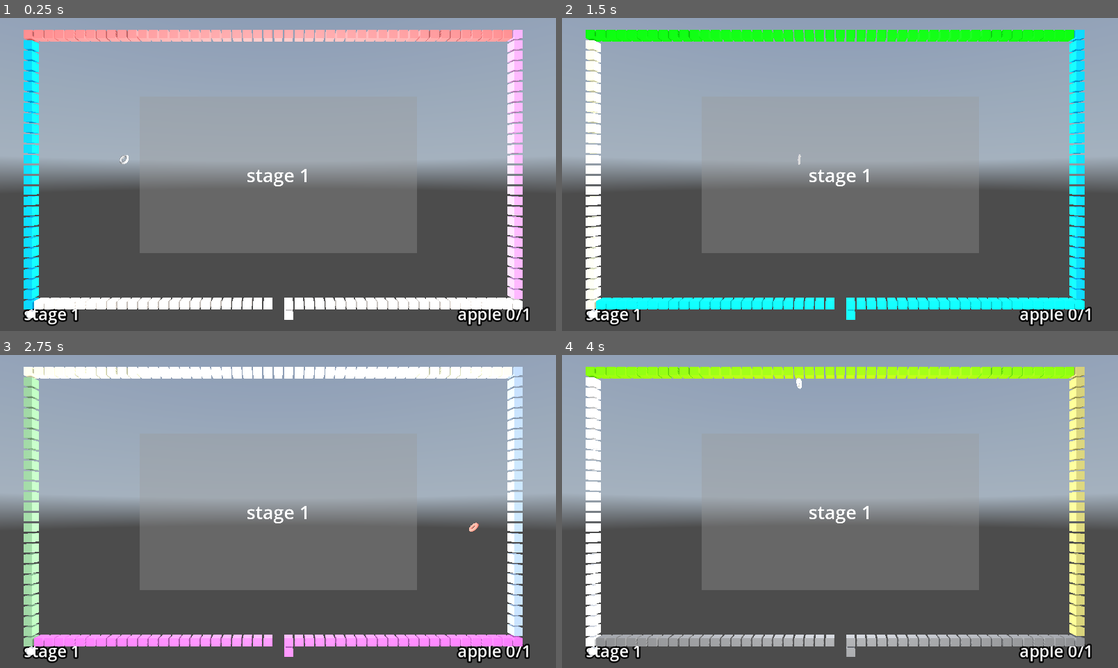
Above: before the commit, frames 1-4 (two rows, left to right).
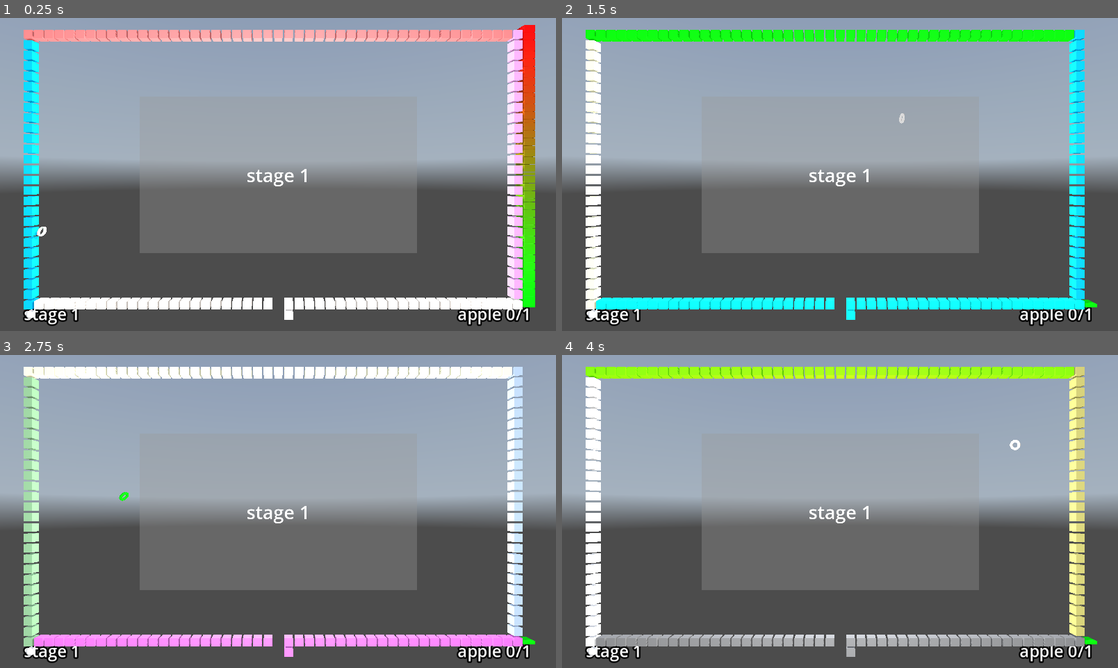
Above: after the commit, the same moments.

Repository: kasworld/gd4snakebyte3d
Game: Godot game, scene res://main.tscn
The game is run twice, just before and just after one commit, with the same random seed, the same clock (stepped at 60 frames per second) and the same inputs. A sky picture missing from this copy of the repository is replaced by a grey-blue gradient.
Inputs (mouse positions are in pixels of both pictures, inside the frame that each line leads up to):
- Up to frame 1 (0.25 s): no input
- Up to frame 2 (1.5 s): tap Enter at 0.5 s; move the mouse to (962, 158) at 0.52 s; hold Right 0.53-1.28 s; click (962, 158) at 0.67 s; move the mouse to (728, 190) at 1.27 s; hold Down from 1.28 s (still down)
- Up to frame 3 (2.75 s): move the mouse to (333, 442) at 2.02 s; release Down at 2.03 s; hold Right from 2.03 s (still down)
- Up to frame 4 (4 s): tap Space at 2.75 s; move the mouse to (812, 574) at 2.77 s; release Right at 2.78 s; hold Up 2.78-3.53 s; click (812, 574) at 2.92 s; move the mouse to (1006, 558) at 3.52 s; hold Left from 3.53 s (still down)

The runs differ from the first frame. In frame 1, 2.4% of the frame differs, in the area x 6-97%, y 2-93%; in frame 2, 0.2%; in frame 3, 0.2%; in frame 4, 0.3%.

Commit message:
WIP stepover

Diff:
--- a/global/settings.gd
+++ b/global/settings.gd
@@ -6,7 +6,7 @@
 const FrameTime := 0.2 # second
 const SnakeLenStart := 12
 const SankeLenInc := 12
-const PlumCount := 2
+const PlumCount := 0
 const AppleCountPerStage := 1
 const AppleIncOnStepOver := 3
 const EatStepOverLimit := FieldWidth + FieldHeight
--- a/stage.gd
+++ b/stage.gd
@@ -13,6 +13,7 @@
 var snake_scene = preload("res://snake.tscn")
 var plum_scene = preload("res://plum.tscn")
 var apple_scene = preload("res://apple.tscn")
+var gauge_scene = preload("res://step_over_gauge.tscn")
 var field :PlacedThings
 var plum_list :Array
 var number :int
@@ -22,7 +23,7 @@
 var wall_script :Array
 var snake :Snake
 var snake_step_after_eat :int
-
+var gauge :StepOverGauge
 func _to_string() -> String:
 	return "Stage%d" % [number]
 
@@ -39,6 +40,10 @@
 	$AppleNumber.position.x = Settings.FieldWidth - 3
 	$FrameTimer.wait_time = Settings.FrameTime
 	apple_end_count = Settings.AppleCountPerStage
+	gauge = gauge_scene.instantiate().init(Settings.EatStepOverLimit, Settings.FieldHeight)
+	gauge.position = Settings.vector2i_to_vector3(Vector2i(Settings.FieldWidth,Settings.FieldHeight-1))
+	add_child(gauge)
+
 	new_snake()
 	return self
 
@@ -128,6 +133,13 @@
 	if snake != null :
 		snake.process_frame()
 		snake_step_after_eat += 1
+		if snake_step_after_eat >= Settings.EatStepOverLimit:
+			snake_step_after_eat = 0
+			for i in Settings.AppleIncOnStepOver:
+				add_apple()
+				apple_end_count += 1
+			update_info_text()
+		gauge.set_value(snake_step_after_eat)
 
 func _on_frame_timer_timeout() -> void:
 	process_frame()
--- /dev/null
+++ b/step_over_gauge.gd
@@ -0,0 +1,17 @@
+extends Node3D
+class_name StepOverGauge
+
+func init(count :int, sz :float) -> StepOverGauge:
+	var mesh = BoxMesh.new()
+	mesh.size = Vector3(1, sz / count /1.1 , 1)
+
+	$MultiMeshShape.init(mesh, Color.WHITE, count, Vector3.ZERO)
+	for i in count:
+		var rate := (i as float) / (count as float)
+		var pos3d := Vector3(0,rate*sz,0) # grow upward
+		$MultiMeshShape.set_inst_pos(i, pos3d)
+		$MultiMeshShape.set_inst_color(i, lerp(Color.GREEN, Color.RED, rate))
+	return self
+
+func set_value( i :int) -> void:
+	$MultiMeshShape.set_visible_count(i)
--- /dev/null
+++ b/step_over_gauge.tscn
@@ -0,0 +1,9 @@
+[gd_scene load_steps=3 format=3 uid="uid://bs27xy18qt4s2"]
+
+[ext_resource type="Script" uid="uid://b66uhtlspv240" path="res://step_over_gauge.gd" id="1_aexue"]
+[ext_resource type="PackedScene" uid="uid://cfnbpemvoy1i6" path="res://multi_mesh_shape/multi_mesh_shape.tscn" id="2_ngnq6"]
+
+[node name="StepOverGauge" type="Node3D"]
+script = ExtResource("1_aexue")
+
+[node name="MultiMeshShape" parent="." instance=ExtResource("2_ngnq6")]
Not shown, added: step_over_gauge.gd.uid
